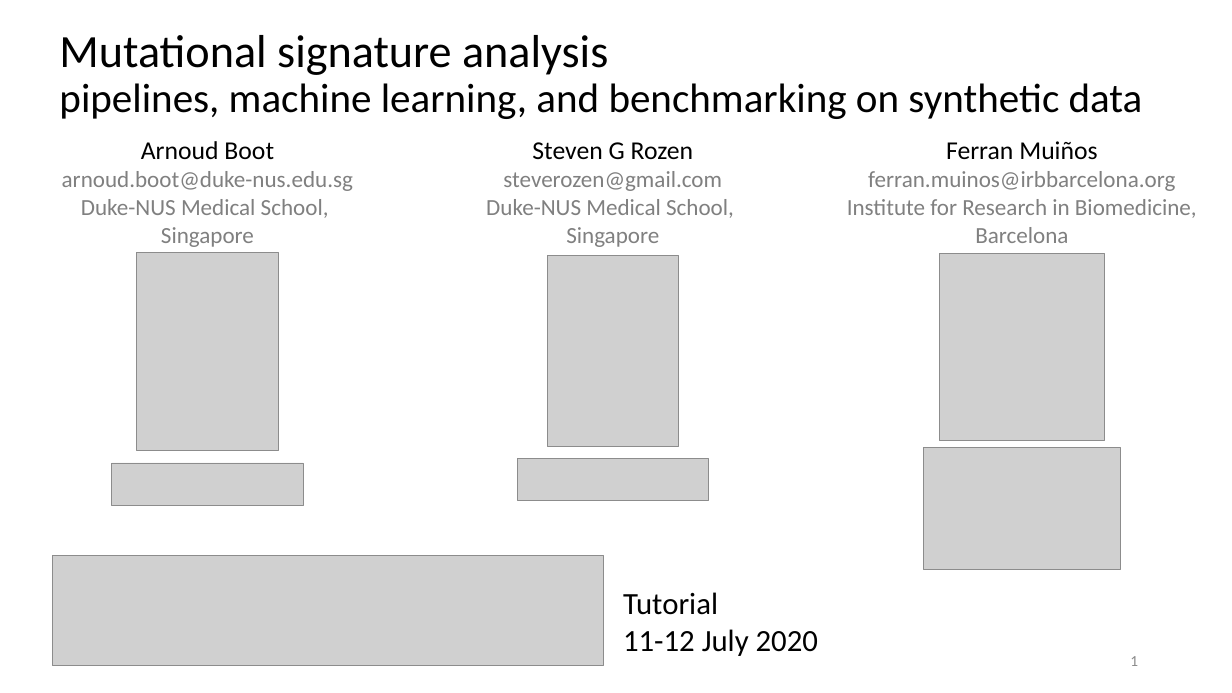
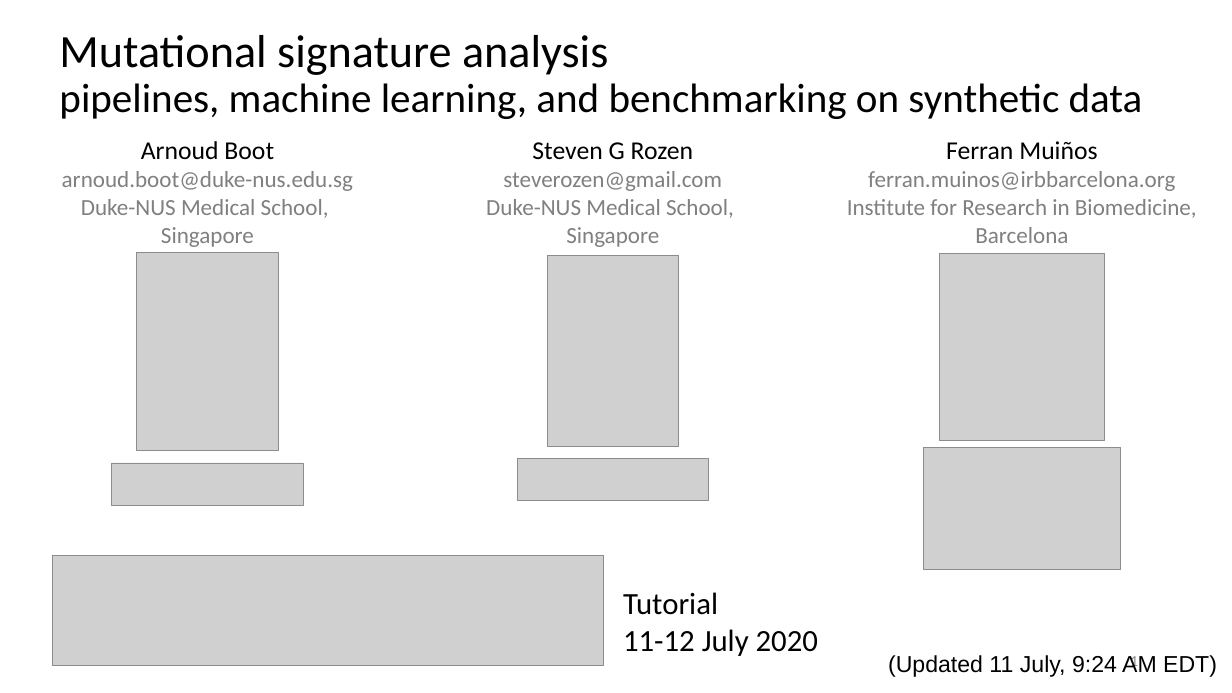
Before and after one commit to steverozen/ISMB.mutsig.tutorial, a slide deck: slide 1 of Tut1.Lecture.0.short.intro.pptx. Drawn at 1232x693 pixels with LibreOffice and Linux fonts; fonts in the diff are those of the drawing; grey boxes stand for pictures; background and template pictures are left out. Boxes give left, top, right and bottom in pixels: in the first picture for what was removed or moved away, otherwise in the second. Text is boxed around its words. In the diff, an @@ line names an element or a change of style, - is before the commit and + after.

```diff
--- a/Tut1.Lecture.0.short.intro.pptx
+++ b/Tut1.Lecture.0.short.intro.pptx
@@ text added at box(888, 655, 1217, 677), 18 pt, text #000000 @@
+(Updated 11 July, 9:24 AM EDT)
```
Also in this commit, not shown: 8 other slides changed.
